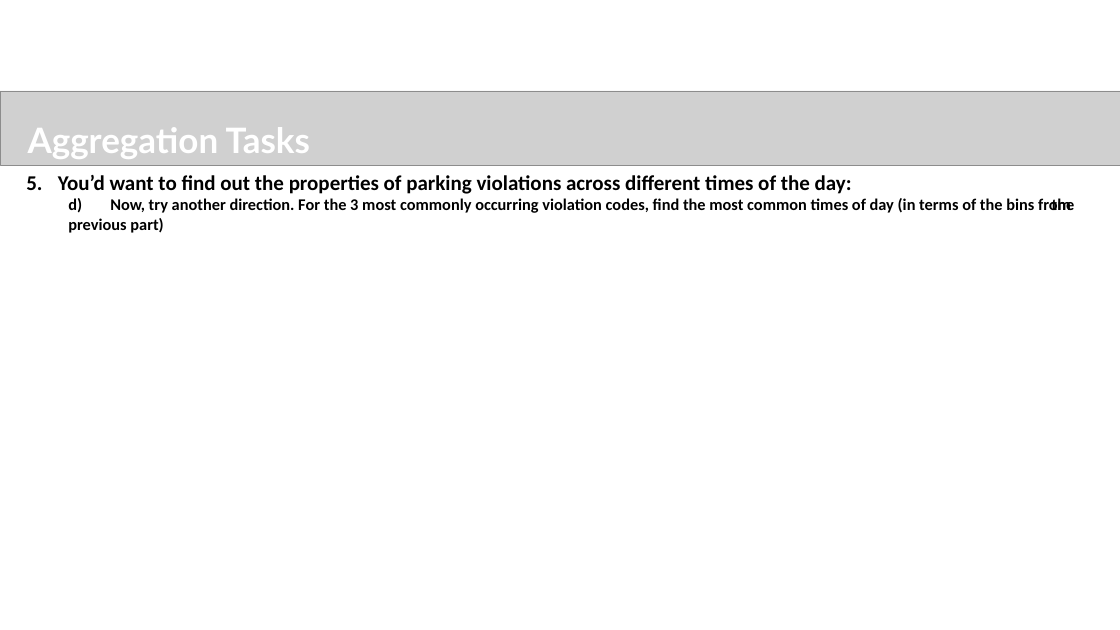
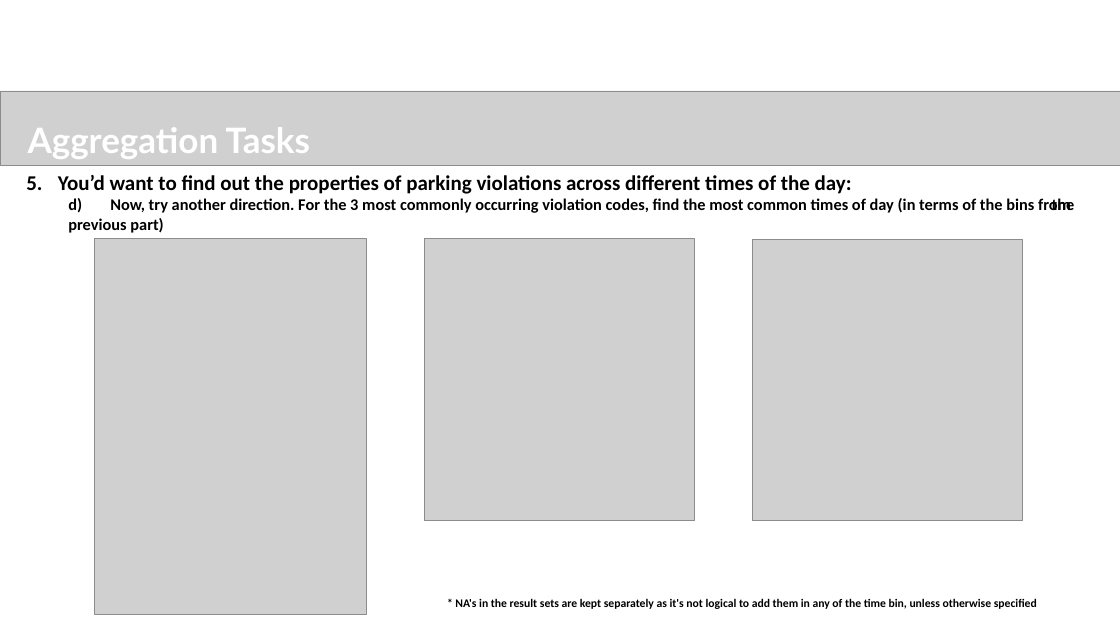
Before and after one commit to sureshballa/data-science-projects, a slide deck: slide 16 of NYC Parking Tickets EDA/FayizMayamVeettil_DDA1730041_main.pptx. Drawn at 1120x630 pixels with LibreOffice and Linux fonts; fonts in the diff are those of the drawing; grey boxes stand for pictures; background and template pictures are left out. Boxes give left, top, right and bottom in pixels: in the first picture for what was removed or moved away, otherwise in the second. Text is boxed around its words. In the diff, an @@ line names an element or a change of style, - is before the commit and + after.

```diff
--- a/NYC Parking Tickets EDA/FayizMayamVeettil_DDA1730041_main.pptx
+++ b/NYC Parking Tickets EDA/FayizMayamVeettil_DDA1730041_main.pptx
@@ picture added at [95,239,367,614] @@
@@ picture added at [424,239,695,521] @@
@@ picture added at [752,239,1023,521] @@
@@ text added at [455,598,1037,609], 10 pt, text #000000, bold @@
+  * NA's in the result sets are kept separately as it's not logical to add them in any of the time bin, unless otherwise specified
```
Also in this commit, not shown: 6 other slides changed, 2 slides added, 2 other files.
